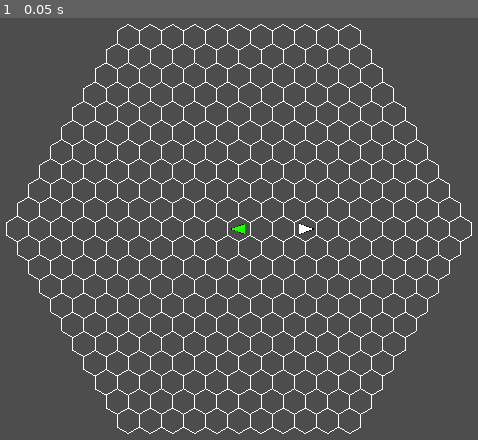
Above: before the commit, frame 1.
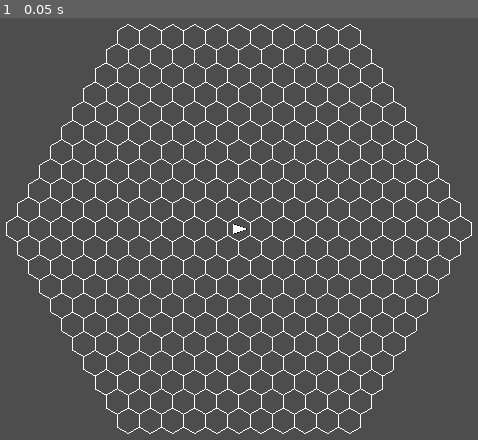
Above: after the commit, the same moment.

Repository: Idandot/Space-Arena
Game: Godot game, scene res://Base Class/Arena.tscn
Same seed, same stepped clock (60 frames per second), same inputs: the game is played once before the commit and once after it.
Inputs:
- Up to frame 1 (0.05 s): no input

The runs differ from the first frame. In frame 1, 0.1% of the frame differs, in the area x 48-66%, y 48-52%.

Commit message:
BC 0.1.3.2 HexRigidbody

Diff:
--- a/Base Class/Actor.gd
+++ b/Base Class/Actor.gd
@@ -1,14 +1,11 @@
 extends Node
 class_name Actor
-
-var _axial_position: Vector2i
-var _facing: HexOrientation = HexOrientation.new()
 
 #добавить больше сигналов по необходимости
 signal setup_started(config: ActorConfig)
 signal turn_ended(actor: Actor)
 signal turn_started(actor: Actor)
-signal facing_changed(_facing: HexOrientation)
+
 
 @export var modules: Array[PackedScene] = []
 
@@ -16,12 +13,7 @@
 var _is_alive = true
 
 func setup(config: ActorConfig):
-	setup_started.emit(config.duplicate())
-	if config.spawn_point != null:
-		set_position(config.spawn_point)
-	if config.initial_facing != null:
-		set_facing(config.initial_facing)
-
+	setup_started.emit(config)
 
 func take_turn():
 	emit_signal("turn_started", self)
@@ -38,12 +30,3 @@
 
 func is_alive():
 	return _is_alive
-
-func set_position(axial: Vector2i):
-	_axial_position = axial
-	_axial_position = AxialUtilities.axial_clamp(_axial_position, HexGridClass.get_grid_radius())
-	self.position = AxialUtilities.axial_to_world(_axial_position)
-
-func set_facing(value):
-	_facing.set_direction(value)
-	facing_changed.emit(_facing)
--- a/Base Class/Actor.tscn
+++ b/Base Class/Actor.tscn
@@ -1,9 +1,10 @@
-[gd_scene load_steps=5 format=3 uid="uid://c4kh3mrinecq8"]
+[gd_scene load_steps=6 format=3 uid="uid://c4kh3mrinecq8"]
 
 [ext_resource type="Script" path="res://Base Class/Actor.gd" id="1_3jj5i"]
 [ext_resource type="Script" path="res://Modules/Controller.gd" id="1_n2rc8"]
 [ext_resource type="Script" path="res://Base Class/Visualizer.gd" id="2_np13p"]
 [ext_resource type="Resource" uid="uid://dkxvnl4kxb403" path="res://Resources/Textures/Ship.tres" id="3_poh3c"]
+[ext_resource type="Script" path="res://Base Class/HexRigidbody.gd" id="5_gwfru"]
 
 [node name="Actor" type="Node2D"]
 script = ExtResource("1_3jj5i")
@@ -14,3 +15,6 @@
 
 [node name="Controller" type="Node" parent="."]
 script = ExtResource("1_n2rc8")
+
+[node name="HexRigidbody" type="Node" parent="."]
+script = ExtResource("5_gwfru")
--- /dev/null
+++ b/Base Class/HexRigidbody.gd
@@ -0,0 +1,24 @@
+extends Node
+class_name HexRigidbody
+
+var _facing = HexOrientation.new()
+var _axial_position = Vector2i.ZERO
+var _velocity = Vector2i.ZERO
+var _velocities: Array[Vector2i] = []
+var _acceleration = Vector2i.ZERO
+var _accelerations: Array[Vector2i] = []
+
+@onready var parent: Node2D = self.get_parent()
+@onready var event_bus: Node
+#You stopped here
+
+signal facing_changed(_facing: HexOrientation)
+
+func set_position(axial: Vector2i):
+	_axial_position = axial
+	_axial_position = AxialUtilities.axial_clamp(_axial_position, HexGridClass.get_grid_radius())
+	self.position = AxialUtilities.axial_to_world(_axial_position)
+
+func set_facing(value):
+	_facing.set_direction(value)
+	facing_changed.emit(_facing)
